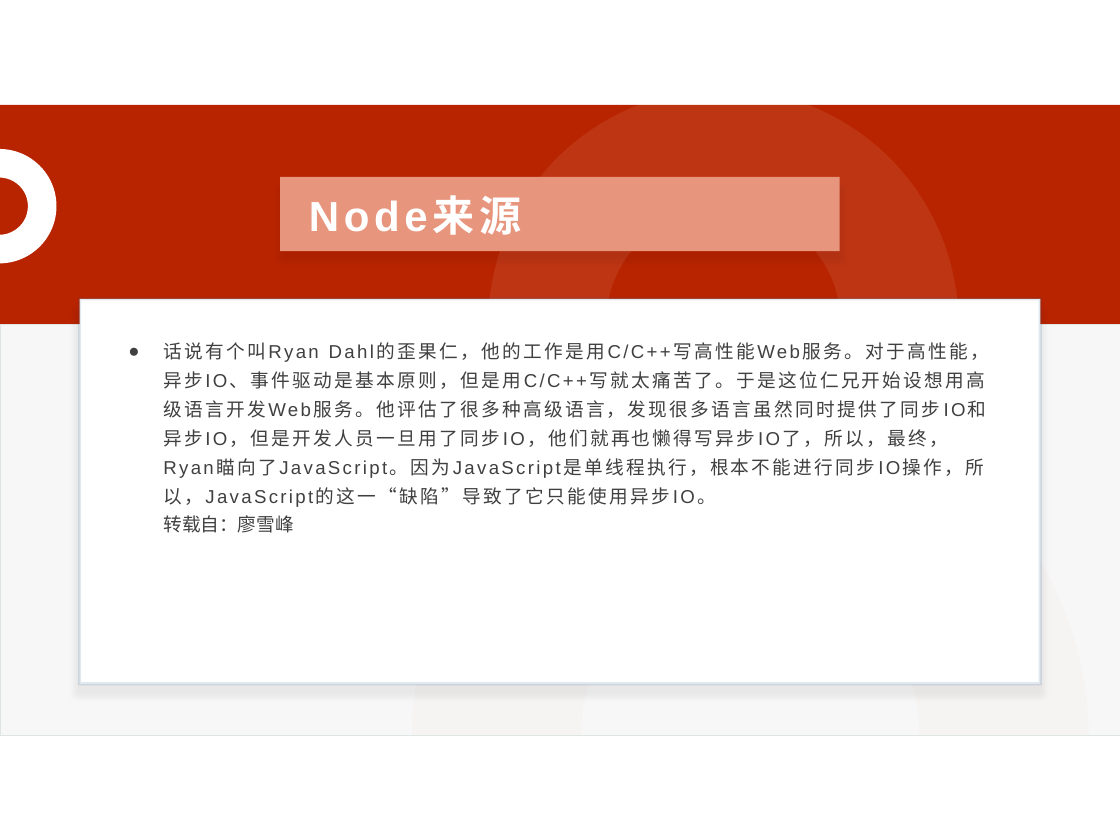
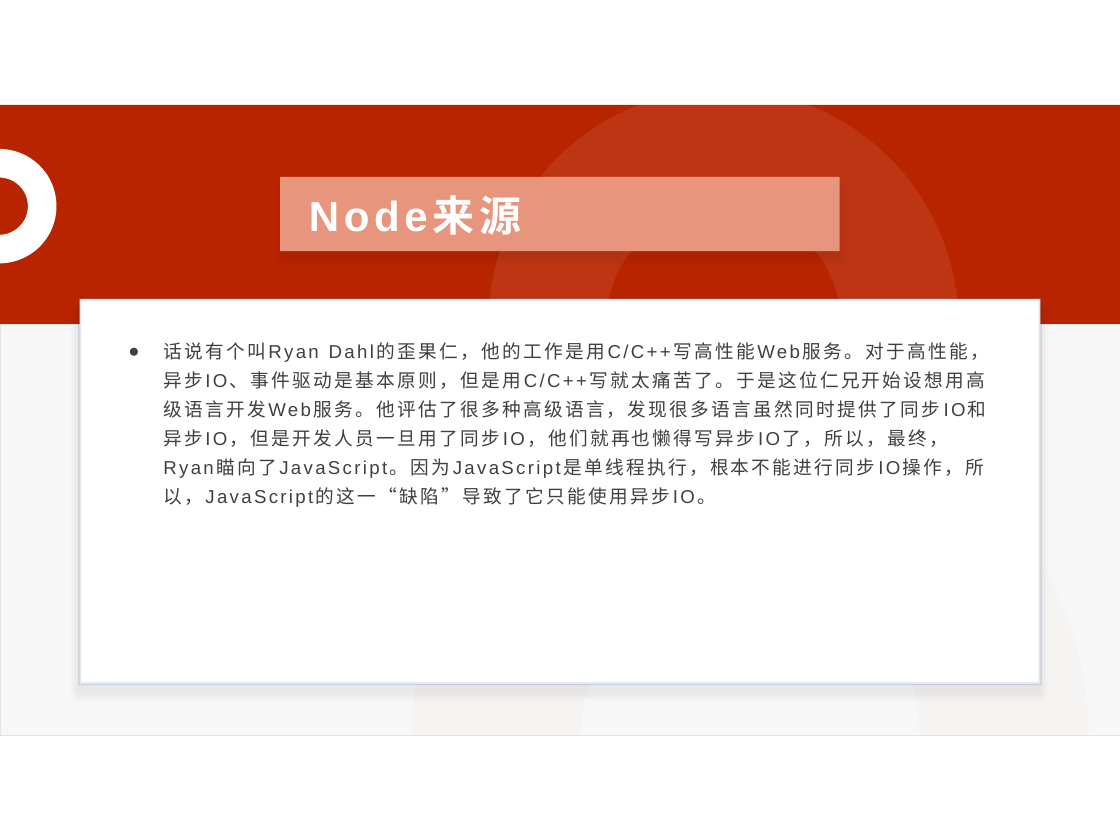
Before and after one commit to kejunliang/node_learn, a slide deck: slide 3 of base/module/3.node基础培训.pptx. Drawn at 1120x840 pixels with LibreOffice and Linux fonts; fonts in the diff are those of the drawing; background and template pictures are left out. Boxes give left, top, right and bottom in pixels: in the first picture for what was removed or moved away, otherwise in the second. Text is boxed around its words. In the diff, an @@ line names an element or a change of style, - is before the commit and + after.

```diff
--- a/base/module/3.node基础培训.pptx
+++ b/base/module/3.node基础培训.pptx
@@ text at [163, 515, 294, 533]: paragraph removed @@
-  转载自：廖雪峰
```
Also in this commit, not shown: 1 other slide changed.
